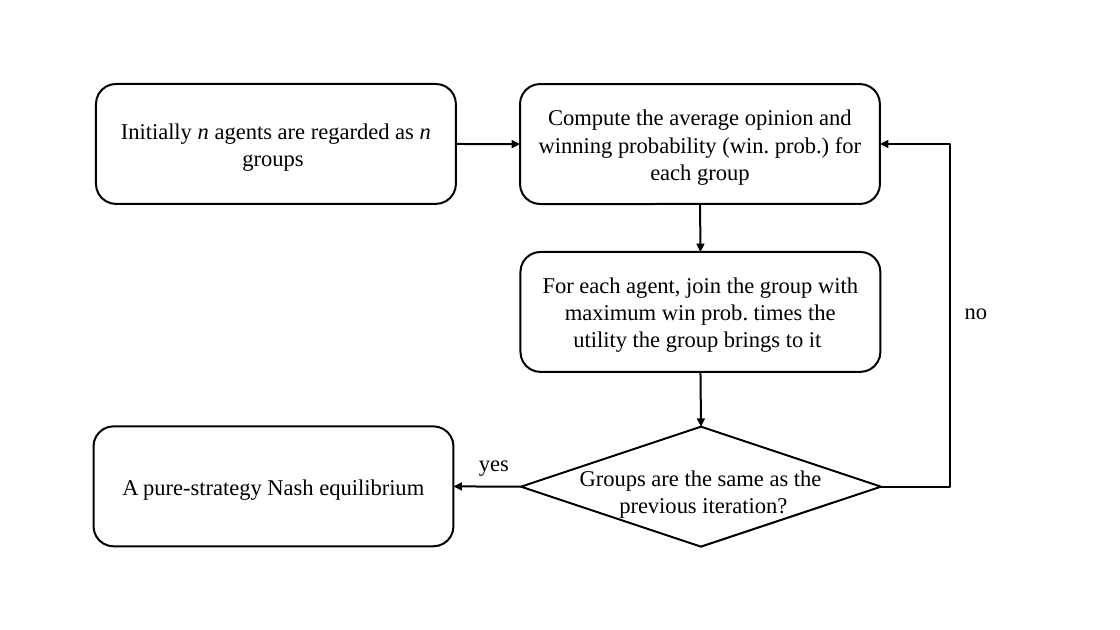
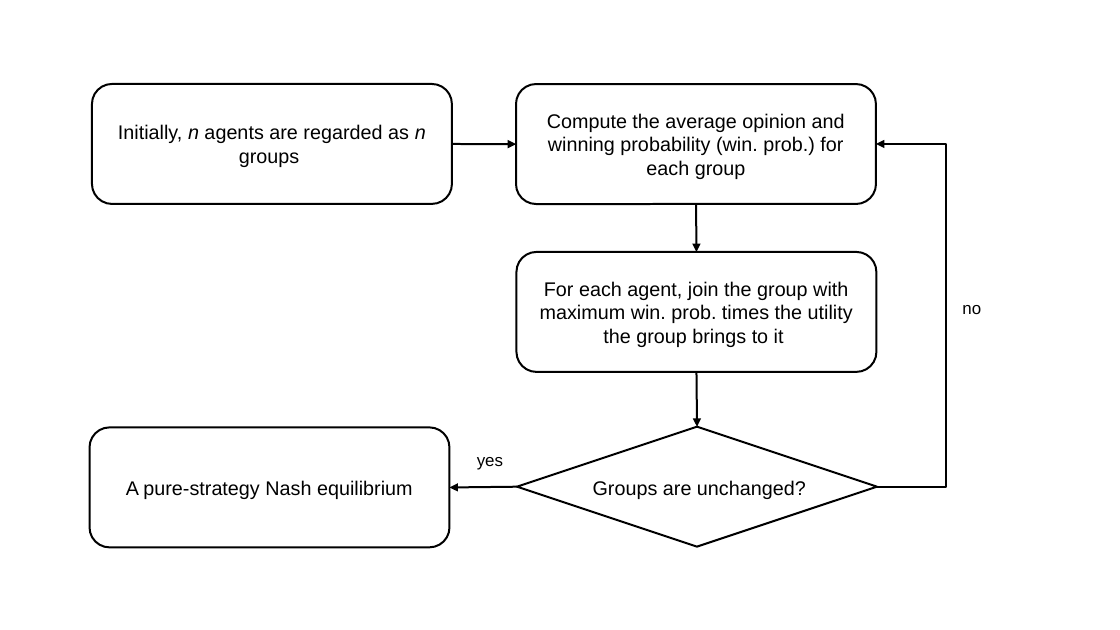
Before and after one commit to josephcclin/josephcclin.github.io, a slide deck: slide 1 of AI-X/odp/flowchart_01.odp. Drawn at 1120x630 pixels with LibreOffice and Linux fonts; fonts in the diff are those of the drawing. Boxes give left, top, right and bottom in pixels: in the first picture for what was removed or moved away, otherwise in the second. Text is boxed around its words. In the diff, an @@ line names an element or a change of style, - is before the commit and + after.

```diff
--- a/AI-X/odp/flowchart_01.odp
+++ b/AI-X/odp/flowchart_01.odp
@@ rounded rectangle "Compute the average opinion and ..." at (x1=516, y1=84, x2=876, y2=204): size 16 to 14 pt, font Times New Roman to Arial @@
@@ text in rounded rectangle at (x1=118, y1=124, x2=426, y2=167): text changed; size 16 to 14 pt; font Times New Roman to Arial @@
-Initially n agents are regarded as n groups
+Initially, n agents are regarded as n groups
@@ text in rounded rectangle at (x1=540, y1=281, x2=853, y2=347): text changed; size 16 to 14 pt; font Times New Roman to Arial @@
-For each agent, join the group with maximum win prob. times the utility the group brings to it
+For each agent, join the group with maximum win. prob. times the utility the group brings to it
@@ text "no" at (x1=962, y1=305, x2=981, y2=314): size 16 to 12 pt, font Times New Roman to Arial @@
@@ rounded rectangle "A pure-strategy Nash equilibrium" at (x1=89, y1=428, x2=449, y2=548): size 16 to 14 pt, font Times New Roman to Arial @@
@@ text "yes" at (x1=477, y1=457, x2=503, y2=470): size 16 to 12 pt, font Times New Roman to Arial @@
@@ 4 rounded rectangles, 4 arrows, 1 elbow arrow, 1 diamond moved together from (x1=94, y1=84, x2=950, y2=547) to (x1=89, y1=84, x2=946, y2=548) @@
@@ text at (x1=593, y1=480, x2=806, y2=499): text changed; size 16 to 14 pt; font Times New Roman to Arial @@
-Groups are the same as the
-previous iteration?
+Groups are unchanged?
```
Also in this commit, not shown: 5 other files.
